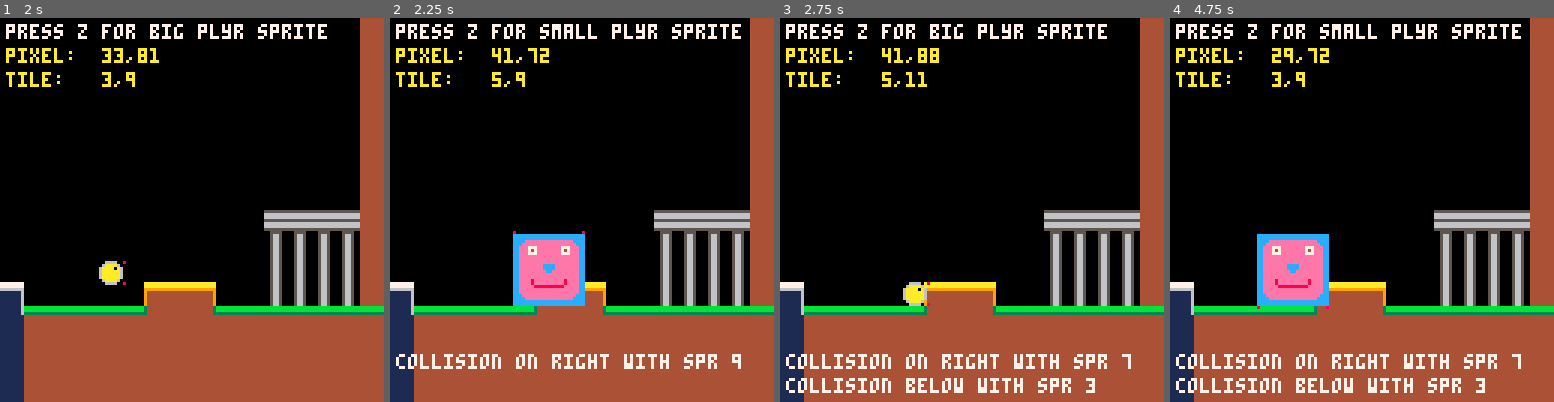
Above: before the commit, frames 1-4 (left to right).
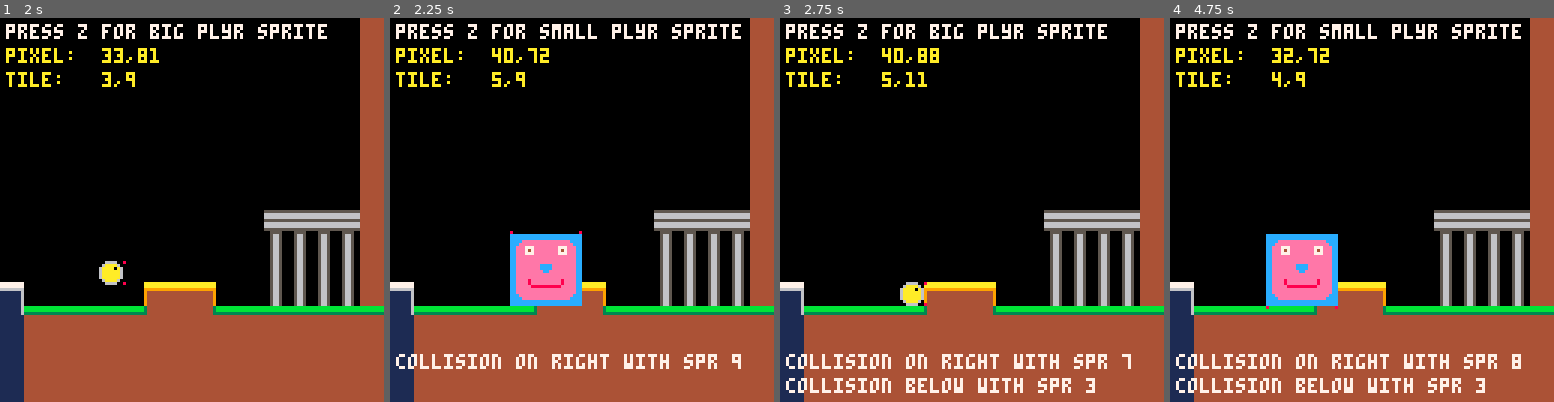
Above: after the commit, the same moments.

Repository: matthewdimatteo/helloworld
Game: PICO-8 cartridge sidescroller01_map_collision.p8
The game is run twice, just before and just after one commit, with the same random seed, the same clock (stepped at 60 frames per second) and the same inputs.
Inputs:
- Up to frame 1 (2 s): tap X (X key) at 0.33, 1.07, 1.85 s; tap O (Z key) at 0.7, 1.7 s; hold Right from 1.6 s (still down)
- Up to frame 2 (2.25 s): release Right at 2.1 s; tap O (Z key) at 2.1 s; hold Up from 2.15 s (still down)
- Up to frame 3 (2.75 s): release Up at 2.42 s; hold Right from 2.47 s (still down); tap O (Z key) at 2.5 s
- Up to frame 4 (4.75 s): tap O (Z key) every 0.4 s from 2.9 to 4.5 s; tap X (X key) at 2.97, 4.08 s; release Right at 3.03 s; hold Left 3.08-3.58 s; hold Down 3.63-3.97 s; hold Right 4.02-4.68 s; hold Up from 4.73 s (still down)

Frame 1 is identical in both runs. In frame 2, 0.8% of the frame differs, in the area x 29-51%, y 7-75%; in frame 3, 0.3%; in frame 4, 2.0%, in the area x 22-91%, y 8-92%.

Commit message:
Add files via upload

Diff:
--- a/sidescroller01_map_collision.p8
+++ b/sidescroller01_map_collision.p8
@@ -13,8 +13,8 @@
 -- runs once at start
 function _init()
 
-	-- global variables and objects
-	solid=0 -- map tile flag
+	-- map tile flag
+	solid=0
 
 	-- 8x8px sprite if false
 	-- 24x24px sprite if true
@@ -221,26 +221,6 @@
 	-- (tiles are 8x8 pixels)
 	plyr.tile_x=flr(plyr.x/8)
 	plyr.tile_y=flr(plyr.y/8)
-
-	-- collide with wall on left
-	if mcollide(plyr,"left",solid)
-
-	-- allows movement to right
-	and not btn(➡️)
-
-	then
-		plyr.dx=0 -- stop moving l/r
-	end -- end if mcollide
-
- 	-- collide with wall on right
-	if mcollide(plyr,"right",solid)
-
-	-- allows movement to left
-	and not btn(⬅️)
-
-	then
-		plyr.dx=0 -- stop moving l/r
-	end -- end if mcollide
 
 	-- if dy is positive, the
 	-- player is moving down
@@ -271,14 +251,38 @@
 	end -- end if mcollide down
 
 	-- stop moving up when there's
-	-- collision with solid tile
+	-- collision with a solid tile
 	-- above the player
 	if mcollide(plyr,"up",solid)
 	and plyr.dy < 0
 	then
-		plyr.landed=false
+		plyr.landed=true
 		plyr.dy=0 -- stop jumping
 	end -- end if mcollide up
+
+	-- collide with solid on left
+	if mcollide(plyr,"left",solid)
+
+	-- allows movement to right
+	and not btn(➡️)
+
+	then
+		plyr.dx=0 -- stop moving l/r
+	end -- end if mcollide
+
+ 	-- collide with solid on right
+	if mcollide(plyr,"right",solid)
+
+	-- allows movement to left
+	and not btn(⬅️)
+
+	then
+		plyr.dx=0 -- stop moving l/r
+
+		-- don't get stuck in wall
+		plyr.x-=
+		((plyr.x+plyr.w+1)%8)-1
+	end -- end if mcollide
 
 	-- update x and y positions by
 	-- the change calculated
